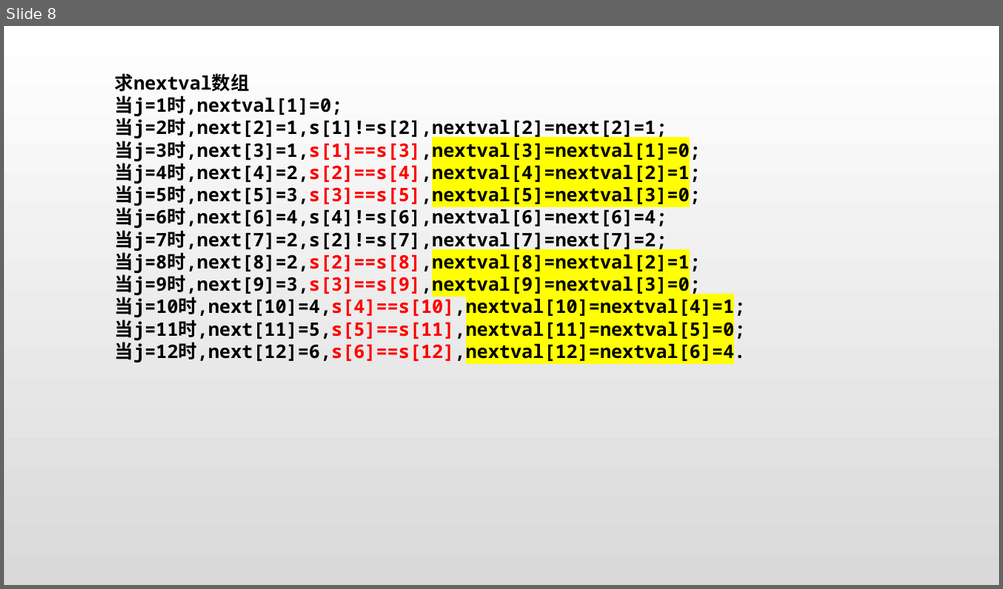
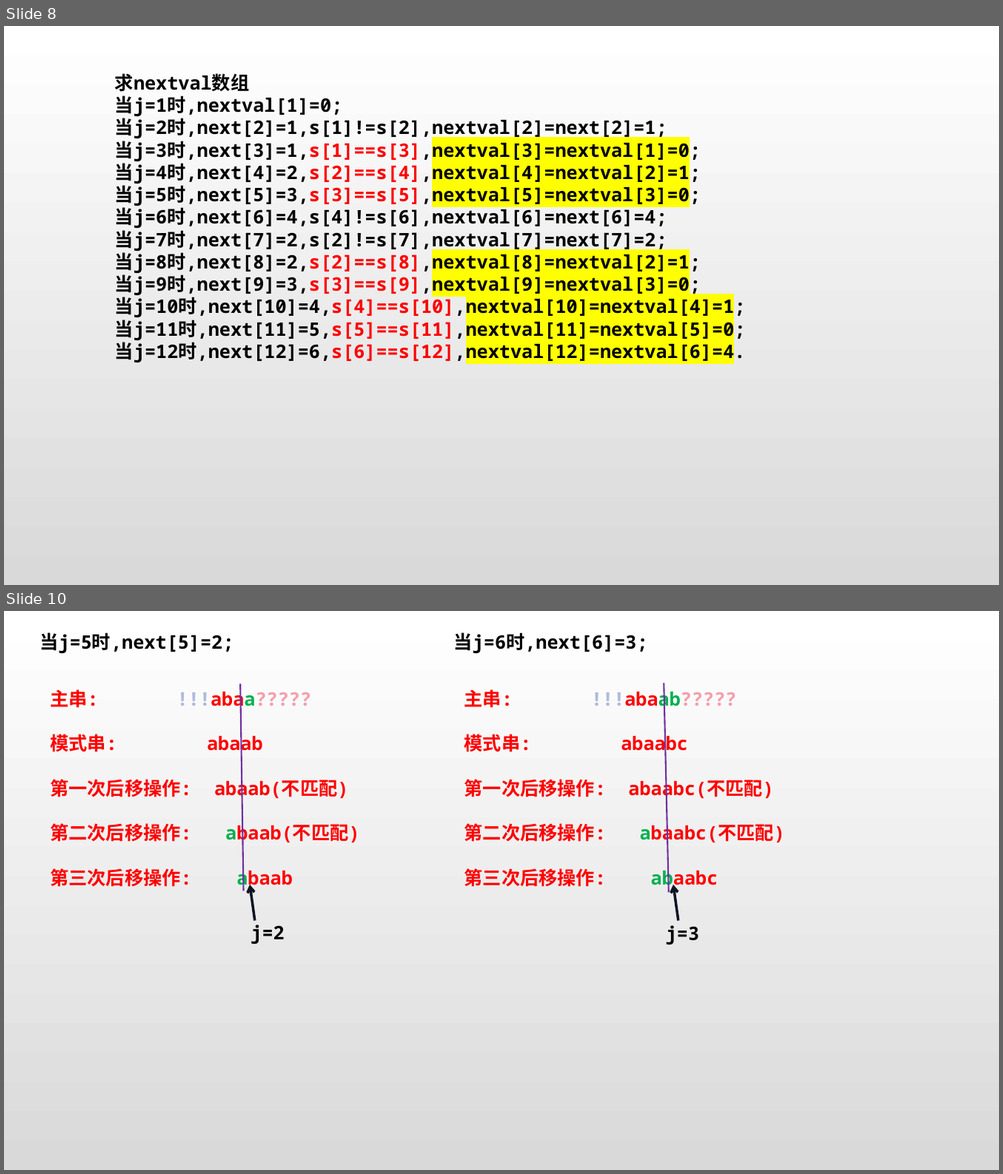
Before and after one commit to jk2020214154/Data_Structure_Code, a slide deck: 第四章 串/4.2 串的模式匹配/KMP图示.pptx. Shown one above the other, each under a label of ours: slide 8 before the commit, slides 8 and 10 after it; the slides between them are not shown. The pictures are 1003x589 and 1003x1174 pixels, drawn with LibreOffice and Linux fonts; fonts in the diff are those of the drawing. Boxes give left, top, right and bottom in pixels: in the first picture for what was removed or moved away, otherwise in the second. Text is boxed around its words. In the diff, an @@ line names an element or a change of style, - is before the commit and + after.

```diff
--- a/第四章 串/4.2 串的模式匹配/KMP图示.pptx
+++ b/第四章 串/4.2 串的模式匹配/KMP图示.pptx
@@ slide 10 added at <box>4,611,999,1170</box>, background gradient #FFFFFF to #D9D9D9 @@
@@ group added at <box>40,632,785,945</box>: 6 texts, 2 lines, 2 arrows @@
+当j=5时,next[5]=2;
+主串: !!!abaa?????
+模式串: abaab
+第一次后移操作: abaab(不匹配)
+第二次后移操作: abaab(不匹配)
+第三次后移操作: abaab
+j=2
+当j=6时,next[6]=3;
+主串: !!!abaab?????
+模式串: abaabc
+第一次后移操作: abaabc(不匹配)
+第二次后移操作: abaabc(不匹配)
+第三次后移操作: abaabc
+j=3
```
Also in this commit, not shown: 2 slides changed, 2 other slides added, 1 other file.
